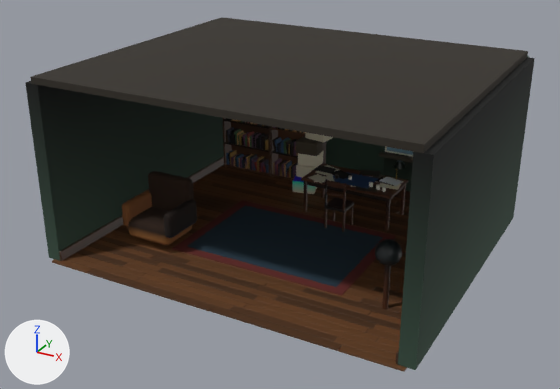
Renders of the glTF model public/yw9-ice/study.glb from each side of a commit.
Rendered twice from a camera (50 mm lens) standing at (6.46, -12.29, 7.0) and looking at (-0.1, -0.37, 1.04). Arrows for +X, +Y and +Z are at lower left; the lights stay in place. The first picture is the older version. Vertices at exactly the same position are counted once.

The first picture shows 'study.fabric.2', 'study.fabric.29', 'study.fabric.3', 'study.fabric.30', 'study.map.31', 'study.paper.26', 'study.plank.0', 'study.plank.1', 'study.plank.10', 'study.plank.18', 'study.plank.9', 'study.plaster.7', 'study.plaster.8' and 18 more.
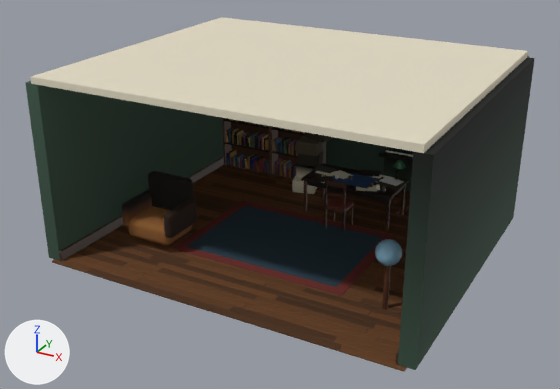
Changed parts and their boxes (x1, y1, x2, y2) in the pictures (560 x 389 px):
part 1 of me_st_back_w_004, edited (looks the same): (330, 57, 535, 361) in both
part 2 of me_st_back_w_004, recoloured: (25, 81, 223, 216) in both
part 3 of me_st_ceiling_001, recoloured (dark grey to white): (30, 17, 528, 153) in both
part 4 of me_stack0_001, recoloured (darker): (296, 132, 333, 174) in both
part 5 of me_stack0_001, recoloured: (292, 176, 314, 193) in both
part 6 of me_stack0_001, recoloured: (292, 166, 317, 193) in both
part 7 of me_arm_seat_001, recoloured (lighter): (128, 206, 170, 242) in both
part 8 of me_globe_001, recoloured (lighter): (375, 239, 402, 266) in both

The change in detail:
me_st_back_w_004 has 44 vertices, 72 faces and spans x -3.64..3.64, y -3.0..3.14, z 0.0..3.4.
me_st_back_w_004 is used by ob_study_plaster_7; location (0.0, 0.0, 0.0).
me_st_back_w_004 part 1: 18 faces centred in x -3.5..3.64, y -3.0..3.14, z 0.67..3.4 are repainted in the vertex colours; the middle colour goes from dark grey #433f39 to dark grey #443f3a.
me_st_back_w_004 part 2: 10 faces centred in x -3.64..-3.36, y -3.0..3.0, z 1.13..3.4 are repainted in the vertex colours; the middle colour goes from black #1f1d1a to white #fefefe.
me_st_ceiling_001 has 8 vertices, 12 faces and spans x -3.5..3.5, y -3.0..3.0, z 3.4..3.52.
me_st_ceiling_001 is used by ob_study_plaster_8; location (0.0, 0.0, 0.0).
me_st_ceiling_001 part 3: 12 faces centred in x -3.5..3.5, y -3.0..3.0, z 3.4..3.52 are repainted in the vertex colours; the middle colour goes from dark grey #332f2b to white #f7f8f9.
me_stack0_001 has 336 vertices, 648 faces and spans x -1.11..-0.34, y 1.88..2.58, z 0.04..1.82.
me_stack0_001 is used by ob_study_paper_26; location (0.0, 0.0, 0.0).
me_stack0_001 part 4: 270 faces centred in x -1.05..-0.34, y 2.06..2.58, z 0.52..1.52 are repainted in the vertex colours; the middle colour goes from white #f5f6f7 to dark grey #35312d.
me_stack0_001 part 5: 204 faces centred in x -1.11..-0.4, y 1.88..2.46, z 0.22..1.82 are repainted in the vertex colours; the middle colour goes from white #f4f5f6 to white #f9fafb.
me_stack0_001 part 6: 66 faces centred in x -1.11..-0.54, y 1.88..2.46, z 0.04..0.44 are repainted in the vertex colours; the middle colour goes from white #e8e7e6 to light grey #dcdcdd.
me_arm_seat_001 has 192 vertices, 376 faces and spans x -2.7..-1.7, y -1.85..-0.875, z 0.15..1.25.
me_arm_seat_001 is used by ob_study_fabric_29; location (0.0, 0.0, 0.0).
me_arm_seat_001 part 7: 124 faces centred in x -2.7..-1.7, y -1.85..-0.913, z 0.377..0.55 are repainted in the vertex colours; the middle colour goes from dark grey #4e4740 to white #fefefe.
me_globe_001 has 266 vertices, 528 faces and spans x 2.38..2.82, y -1.82..-1.38, z 0.83..1.27.
me_globe_001 is used by ob_study_map_31; location (0.0, 0.0, 0.0).
me_globe_001 part 8: 528 kept faces spanning x 2.38..2.82, y -1.82..-1.38, z 0.83..1.27 get new vertex colours; the middle colour goes from dark grey #322e2a to white #f7f8f9.
